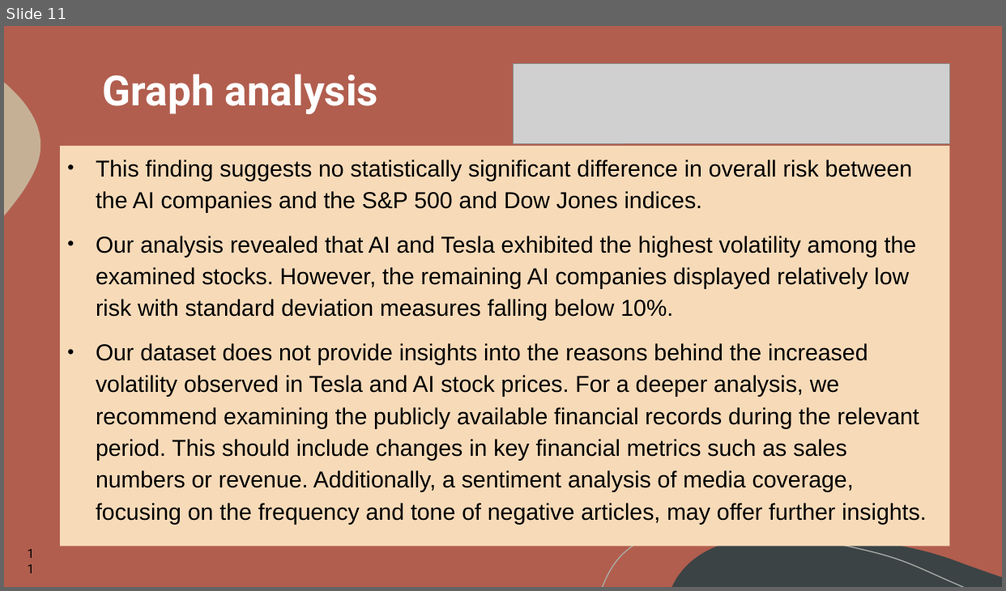
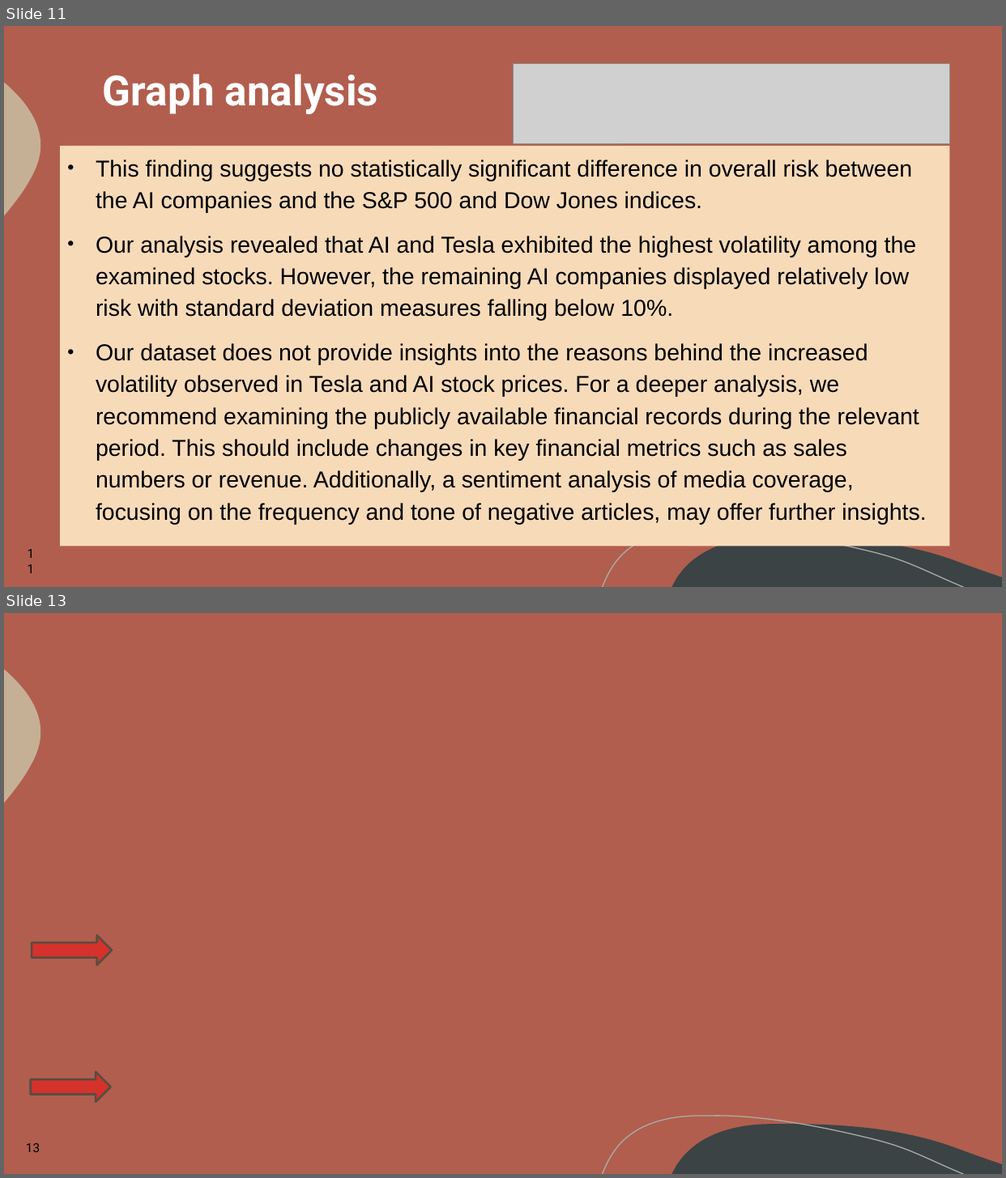
Before and after one commit to LegallyNotBlonde/Project-1, a slide deck: AIStocksProject/Presentation_Tech_Giants_Face_Off.pptx. Shown one above the other, each under a label of ours: slide 11 before the commit, slides 11 and 13 after it; the slides between them are not shown. The pictures are 1006x591 and 1006x1178 pixels, drawn with LibreOffice and Linux fonts; fonts in the diff are those of the drawing; grey boxes stand for pictures; background and template pictures are left out. Boxes give left, top, right and bottom in pixels: in the first picture for what was removed or moved away, otherwise in the second. Text is boxed around its words. In the diff, an @@ line names an element or a change of style, - is before the commit and + after.

```diff
--- a/AIStocksProject/Presentation_Tech_Giants_Face_Off.pptx
+++ b/AIStocksProject/Presentation_Tech_Giants_Face_Off.pptx
@@ slide 13 added at box(4, 613, 1002, 1174), background picture (left out); not listed: 3 template elements that a slide beside it also shows @@
@@ right arrow added at box(32, 935, 112, 965), fill #FF0000 at 46% opacity, outline #564D42 2 pt @@
@@ right arrow added at box(31, 1072, 111, 1102), fill #FF0000 at 46% opacity, outline #564D42 2 pt @@
@@ page number added at box(26, 1144, 40, 1152), 12 pt, text #000000 @@
+13
```
Also in this commit, not shown: 4 slides changed, 1 slide removed, 24 other files.
